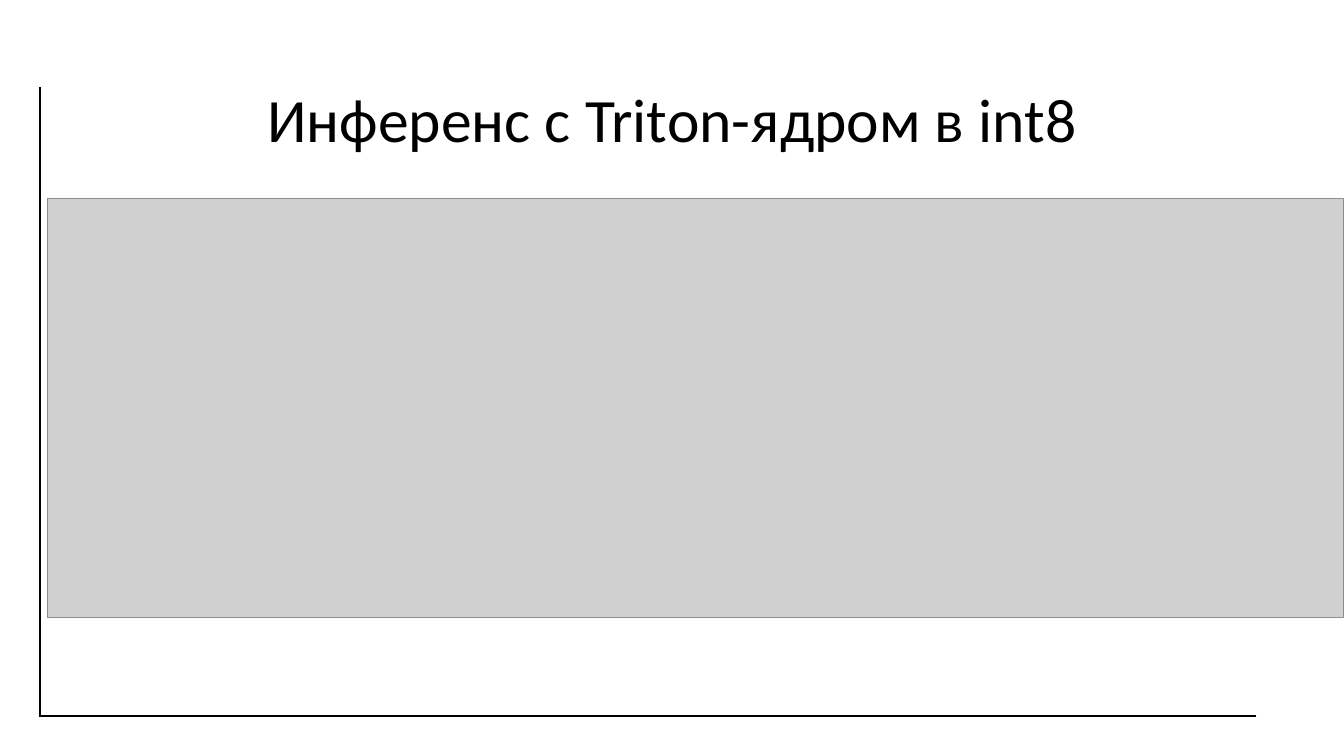
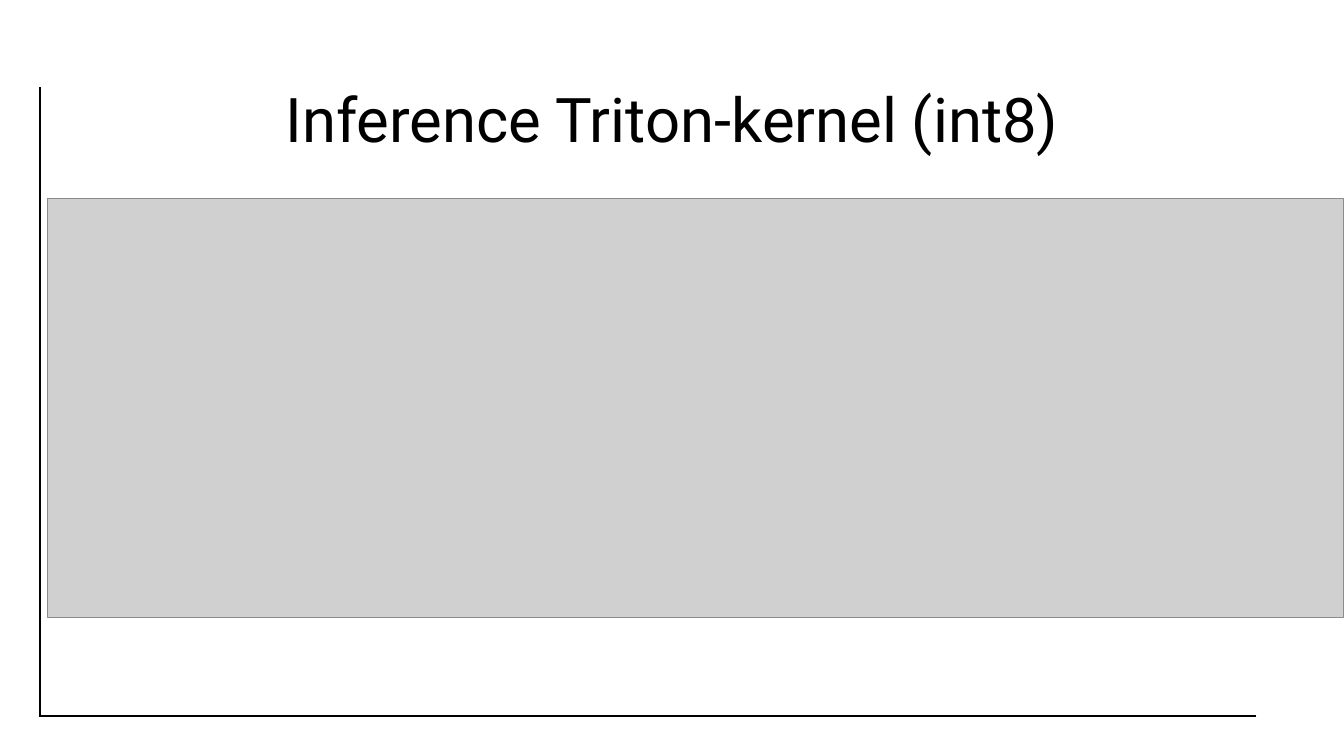
Before and after one commit to Tyumentseva/Unet-Inference-Acceleration-Project, a slide deck: slide 20 of unet_inference.pptx. Drawn at 1344x756 pixels with LibreOffice and Linux fonts; fonts in the diff are those of the drawing; grey boxes stand for pictures; background and template pictures are left out. Boxes give left, top, right and bottom in pixels: in the first picture for what was removed or moved away, otherwise in the second. Text is boxed around its words. In the diff, an @@ line names an element or a change of style, - is before the commit and + after.

```diff
--- a/unet_inference.pptx
+++ b/unet_inference.pptx
@@ title at [286,93,1058,156]: text changed; font Calibri to Roboto @@
-Инференс с Triton-ядром в int8
+Inference Triton-kernel (int8)
```
Also in this commit, not shown: 1 other slide changed, 2 other files.
